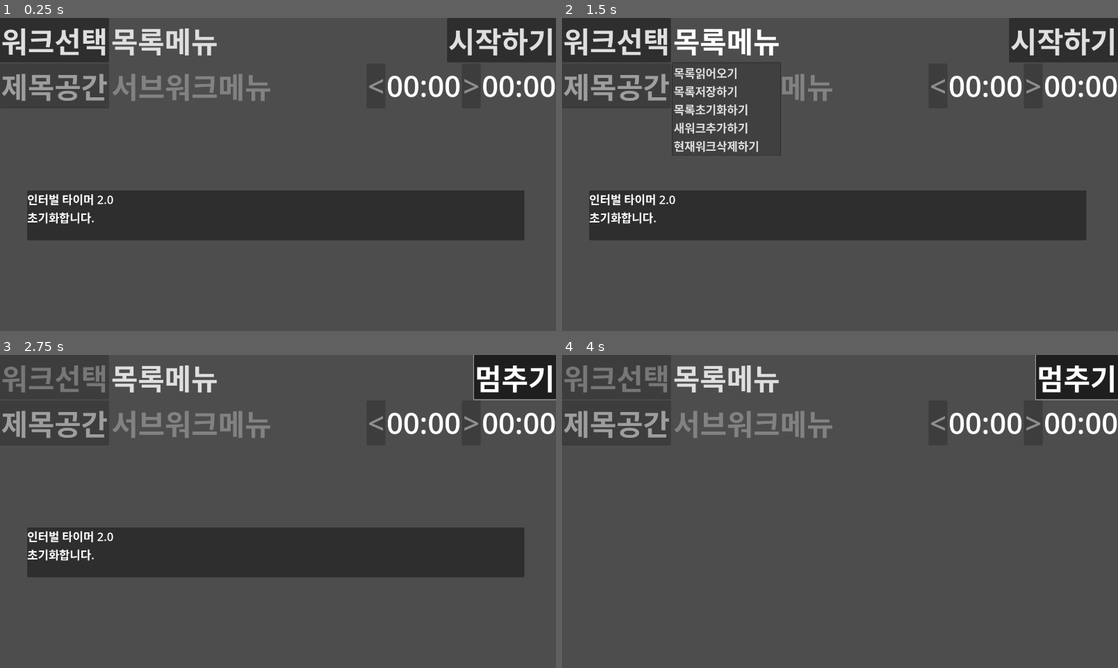
Above: before the commit, frames 1-4 (two rows, left to right).
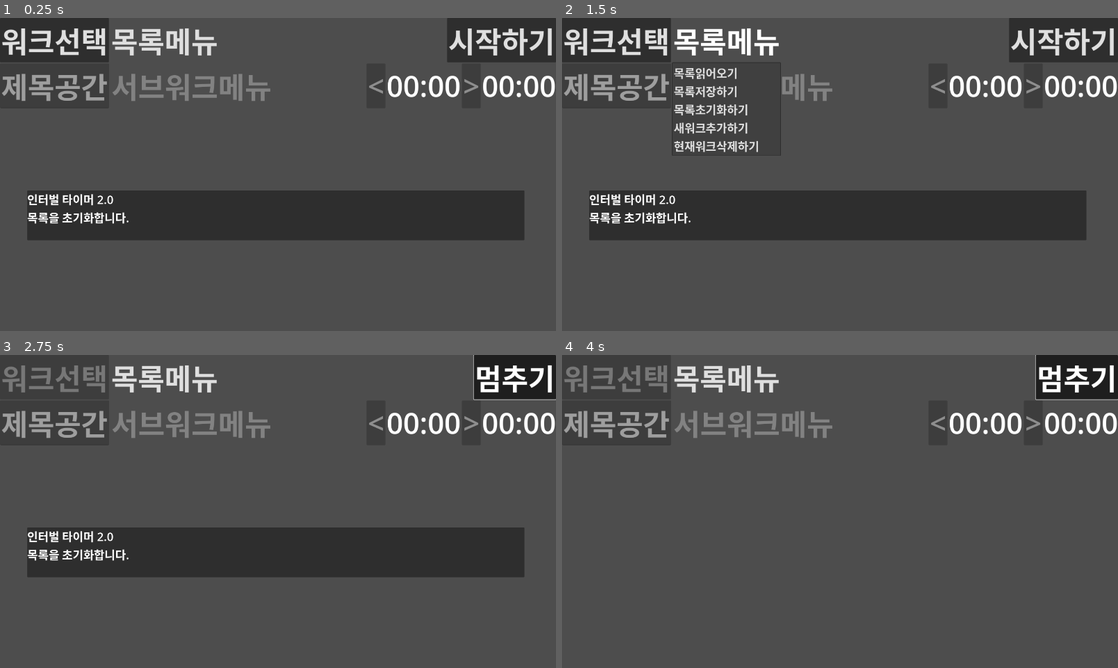
Above: after the commit, the same moments.

Repository: kasworld/maranic
Game: Godot game, scene res://main.tscn
The game is run twice, just before and just after one commit, with the same random seed, the same clock (stepped at 60 frames per second) and the same inputs.
Inputs:
- Up to frame 1 (0.25 s): no input
- Up to frame 2 (1.5 s): click "워크선택" at 0.5 s; click "목록메뉴" at 1.25 s
- Up to frame 3 (2.75 s): click "시작하기" at 2 s
- Up to frame 4 (4 s): click "멈추기" at 2.75 s; click "시작하기" at 3.5 s

The runs differ from the first frame. In frame 1, 0.4% of the frame differs, in the area x 4-24%, y 62-66%; in frame 2, 0.4%; in frame 3, 0.4%; in frame 4, nothing differs.
Error in both runs: Invalid access to property or key 'second' on a base object of type 'Nil'. (res://subwork_node.gd:32)

Commit message:
fix add work and del work

Diff:
--- a/main.gd
+++ b/main.gd
@@ -3,7 +3,7 @@
 var work_scene = preload("res://subwork_node.tscn")
 
 var voices = DisplayServer.tts_get_voices_for_language(OS.get_locale_language())
-func text2speech(s):
+func text2speech(s :String):
 	DisplayServer.tts_stop()
 	DisplayServer.tts_speak(s, voices[0])
 
@@ -74,7 +74,7 @@
 	work_list = new_wl
 #	print_debug(work_list.to_data())
 	work_list2work_list_menu()
-	$TimedMessage.show_message(tr("초기화합니다."))
+	$TimedMessage.show_message(tr("목록을 초기화합니다."))
 
 func load_work_list()->void:
 	var new_wl =  work_list.load_new(file_name)
@@ -83,11 +83,14 @@
 		return
 	work_list = new_wl
 	work_list2work_list_menu()
-	$TimedMessage.show_message(tr("읽어옴 %s") % [file_name])
+	$TimedMessage.show_message(tr("목록파일을 읽었습니다. %s") % [file_name] )
 
 func save_work_list()->void:
 	var msg = work_list.save(file_name)
-	$TimedMessage.show_message(msg)
+	if msg.is_empty() :
+		$TimedMessage.show_message("목록파일을 저장했습니다. %s" %[file_name] )
+	else:
+		$TimedMessage.show_message(msg)
 
 func add_new_work()->void:
 	var wk = [ ["새워크", 60*30], ["운동", 60*3], ["휴식", 60*1] ]
@@ -95,10 +98,10 @@
 	if new_work.has_error():
 		$TimedMessage.show_message(new_work.errmsg)
 		return
-	var new_work_index = work_list.add_new_work( new_work )
-	work_list2work_list_menu()
-	$TimedMessage.show_message(tr("새 워크를 추가합니다."))
-	select_work( new_work_index )
+	current_work_index = work_list.add_new_work( new_work )
+	work_list2work_list_menu()
+	$TimedMessage.show_message(tr("목록에 새 워크를 추가합니다."))
+	select_work( current_work_index )
 
 func del_current_work()->void:
 	var errmsg = work_list.del_at(current_work_index)
@@ -109,7 +112,7 @@
 
 # subwork ##########################################################################################
 
-func select_work(work_index)->void:
+func select_work(work_index :int)->void:
 	var sel_wd = work_list.get_at(work_index)
 	text2speech(tr("%s로 설정합니다.") % sel_wd.get_title())
 	clear_subwork_nodes()
--- a/work_list.gd
+++ b/work_list.gd
@@ -88,13 +88,13 @@
 	works.append(wk)
 	return works.size()-1
 
-func del_at(pos)->String:
+func del_at(pos :int)->String:
 	if pos < 0 or pos >= works.size() :
 		return "invalid index"
 	works.remove_at(pos)
 	return ""
 
-func get_at(pos)->Work:
+func get_at(pos :int)->Work:
 	return works[pos]
 
 func size()->int:
@@ -103,6 +103,7 @@
 func file_exist(file_name :String)->bool:
 	return FileAccess.file_exists(file_name)
 
+# return error message
 func save(file_name :String)-> String:
 	var fileobj = FileAccess.open(file_name, FileAccess.WRITE)
 	if fileobj == null :
@@ -110,7 +111,7 @@
 	var work_list = to_data()
 	var json_string = JSON.stringify(work_list)
 	fileobj.store_line(json_string)
-	return "save %s" % [file_name]
+	return ""
 
 func load_new(file_name :String)->WorkList:
 	var fileobj = FileAccess.open(file_name, FileAccess.READ)
